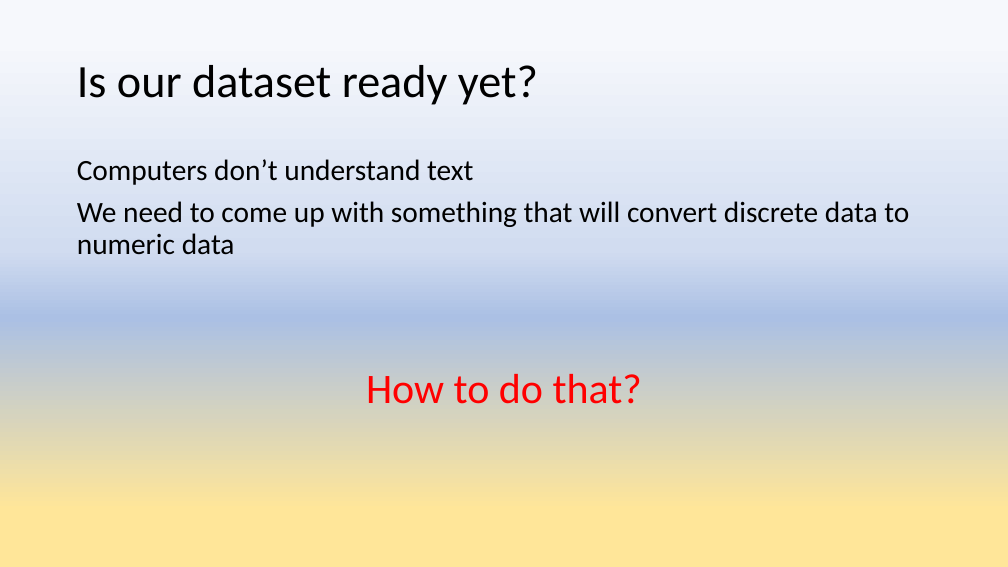
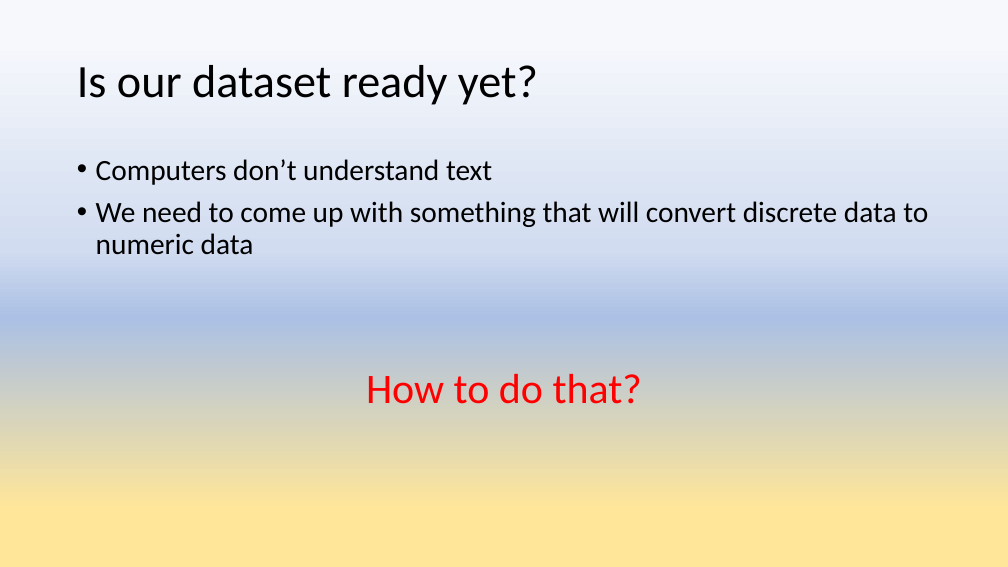
Before and after one commit to anujshr15/-MINOR-PROJECT--Intrusion-Detection-System-, a slide deck: slide 21 of Minor Project presentation.pptx (slide 20 before the commit). Drawn at 1008x567 pixels with LibreOffice and Linux fonts; fonts in the diff are those of the drawing. Boxes give left, top, right and bottom in pixels: in the first picture for what was removed or moved away, otherwise in the second. Text is boxed around its words. In the diff, an @@ line names an element or a change of style, - is before the commit and + after.

Commit message:
changes- about the dataset added

```diff
--- a/Minor Project presentation.pptx
+++ b/Minor Project presentation.pptx
@@ text "Computers don’t understand text" at <box>96,159,928,255</box>: bullet none to • @@
```
Also in this commit, not shown: 3 other slides changed, 1 slide added, 1 slide removed, 1 other file.
